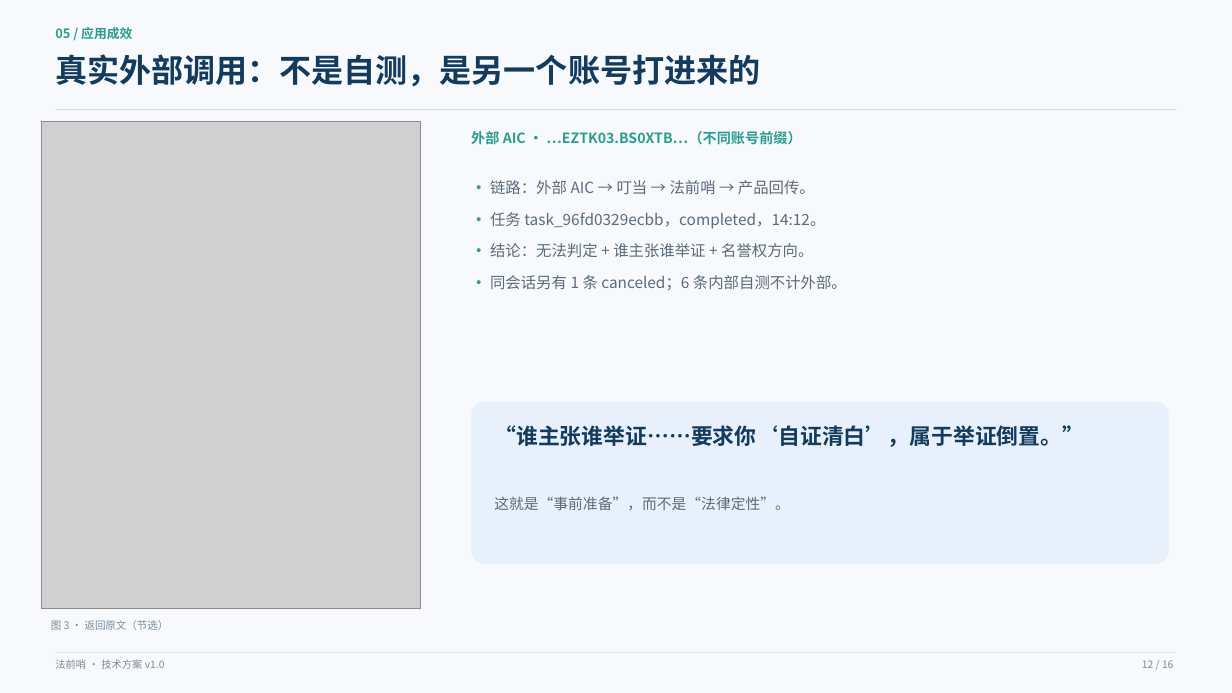
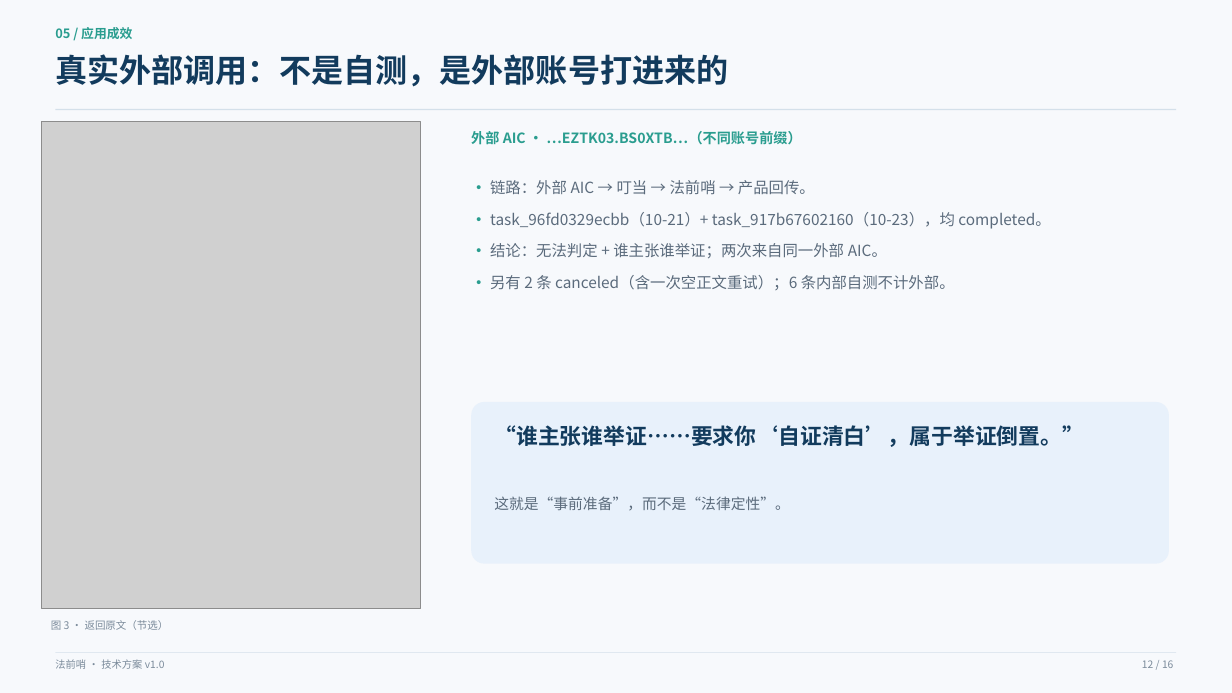
Before and after one commit to ZhaoStudent/witrelate, a slide deck: slide 12 of docs/aicomp/法前哨-答辩PPT.pptx. Drawn at 1232x693 pixels with LibreOffice and Linux fonts; fonts in the diff are those of the drawing; grey boxes stand for pictures. Boxes give left, top, right and bottom in pixels: in the first picture for what was removed or moved away, otherwise in the second. Text is boxed around its words. In the diff, an @@ line names an element or a change of style, - is before the commit and + after.

Commit message:
docs: 记录第二次外部成功，统一 PPT/技术方案/佐证口径

```diff
--- a/docs/aicomp/法前哨-答辩PPT.pptx
+++ b/docs/aicomp/法前哨-答辩PPT.pptx
@@ text at (55, 54, 728, 87): text changed @@
-真实外部调用：不是自测，是另一个账号打进来的
+真实外部调用：不是自测，是外部账号打进来的
@@ text at (490, 212, 1050, 290): text changed @@
-• 任务 task_96fd0329ecbb，completed，14:12。
-• 结论：无法判定 + 谁主张谁举证 + 名誉权方向。
-• 同会话另有 1 条 canceled；6 条内部自测不计外部。
+• task_96fd0329ecbb（10-21）+ task_917b67602160（10-23），均 completed。
+• 结论：无法判定 + 谁主张谁举证；两次来自同一外部 AIC。
+• 另有 2 条 canceled（含一次空正文重试）；6 条内部自测不计外部。
```
Also in this commit, not shown: 2 other slides changed, 16 other files.
